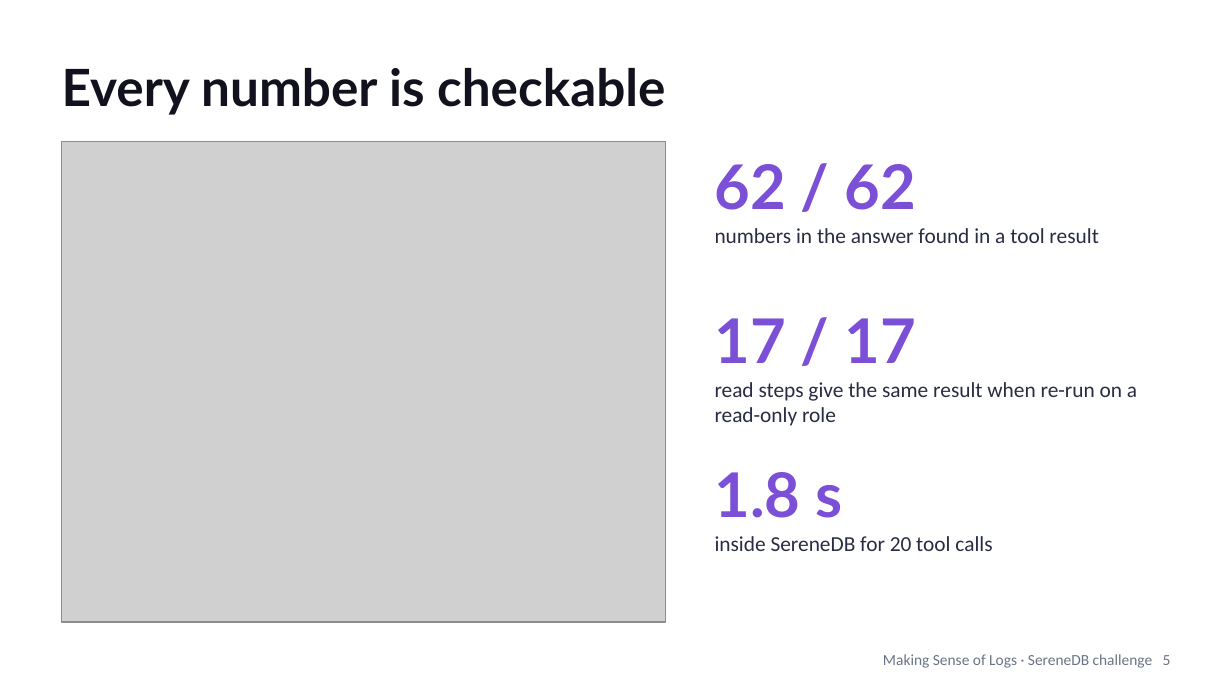
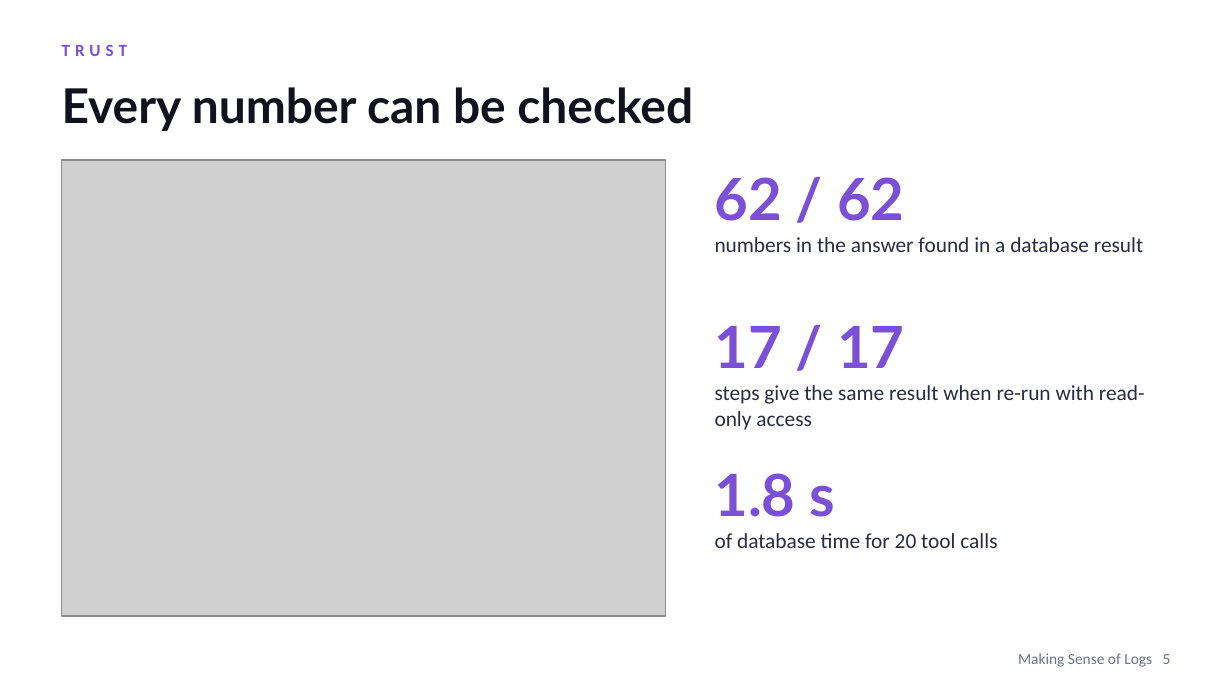
Before and after one commit to aircode610/making-sense-of-logs-schubki-ai-hackathon, a slide deck: slide 5 of docs/slides/making-sense-of-logs.pptx. Drawn at 1232x693 pixels with LibreOffice and Linux fonts; fonts in the diff are those of the drawing; grey boxes stand for pictures. Boxes give left, top, right and bottom in pixels: in the first picture for what was removed or moved away, otherwise in the second. Text is boxed around its words. In the diff, an @@ line names an element or a change of style, - is before the commit and + after.

```diff
--- a/docs/slides/making-sense-of-logs.pptx
+++ b/docs/slides/making-sense-of-logs.pptx
@@ text added at (x1=62, y1=45, x2=128, y2=56), 10 pt, text #7B4FD6, bold @@
+TRUST
@@ text at (x1=62, y1=87, x2=693, y2=131): text changed; size 30 to 28 pt @@
-Every number is checkable
+Every number can be checked
@@ picture resized from (x1=62, y1=142, x2=665, y2=622) to (x1=62, y1=160, x2=665, y2=616) @@
@@ size 36 to 34 pt in 3 elements at (x1=715, y1=473, x2=836, y2=517), (x1=715, y1=326, x2=904, y2=368), (x1=715, y1=177, x2=904, y2=221) @@
@@ text "62 / 62" moved from (x1=715, y1=164, x2=916, y2=210) to (x1=715, y1=177, x2=904, y2=221) @@
@@ text at (x1=715, y1=237, x2=1143, y2=252): text changed @@
-numbers in the answer found in a tool result
+numbers in the answer found in a database result
@@ text at (x1=715, y1=385, x2=1145, y2=430): text changed @@
-read steps give the same result when re-run on a read-only role
+steps give the same result when re-run with read-only access
@@ text at (x1=715, y1=533, x2=997, y2=548): text changed @@
-inside SereneDB for 20 tool calls
+of database time for 20 tool calls
@@ text at (x1=1018, y1=653, x2=1171, y2=667): text changed @@
-Making Sense of Logs · SereneDB challenge 5
+Making Sense of Logs 5
```
Also in this commit, not shown: 3 other slides changed, 10 slides added, 4 slides removed, 2 other files.
